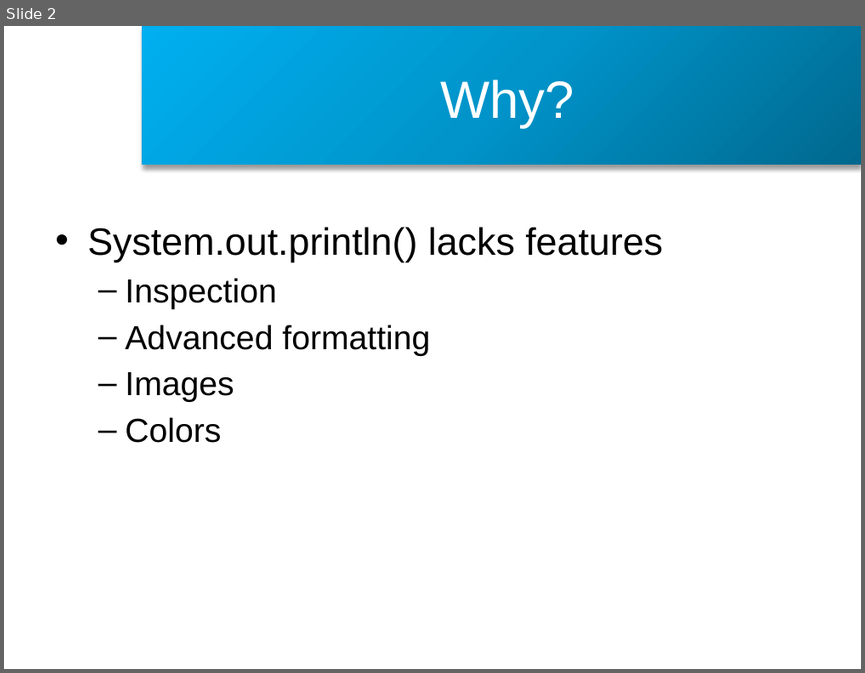
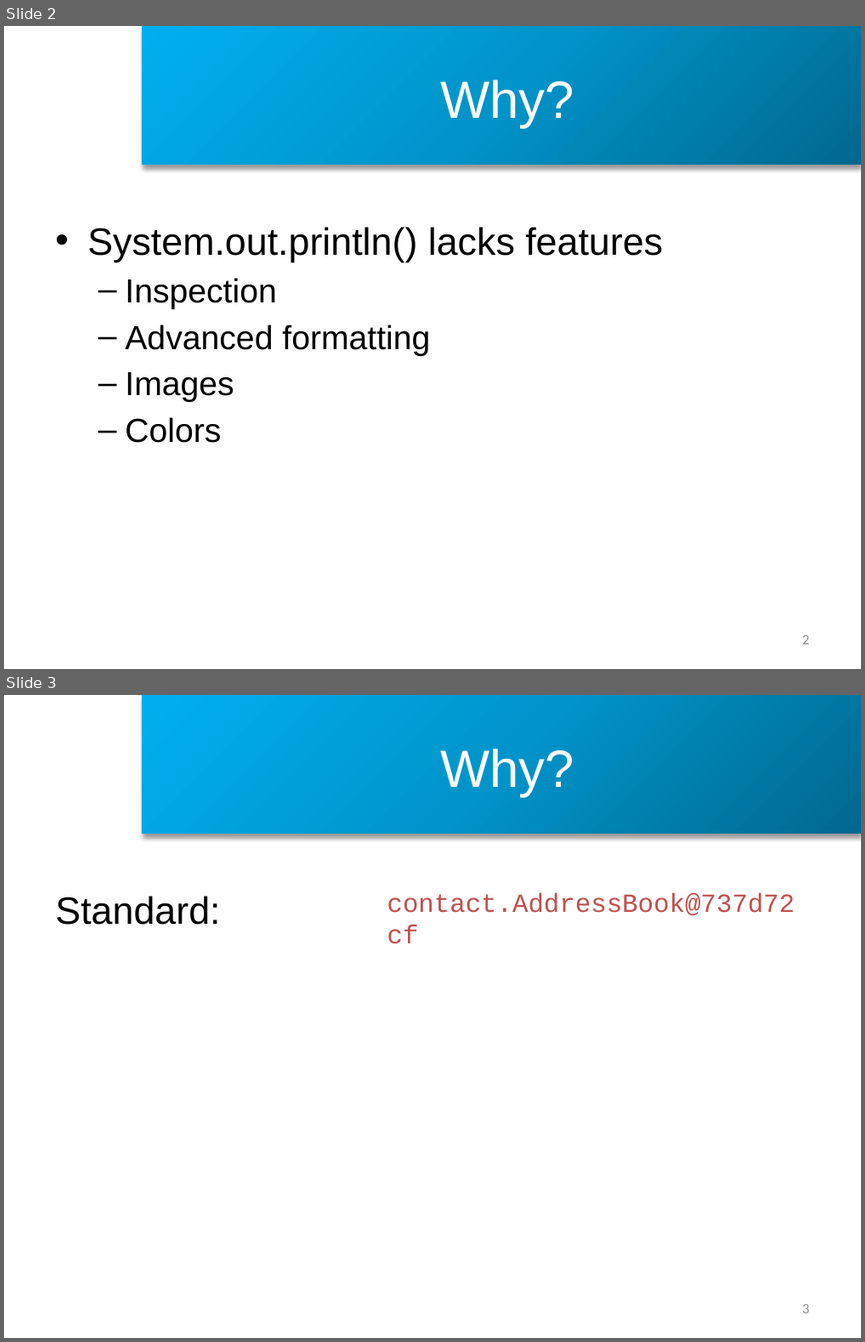
Before and after one commit to CedricReichenbach/DoodleDebug, a slide deck: presentations/Demo DoodleDebug Spring 2013.pptx. Shown one above the other, each under a label of ours: slide 2 before the commit, slides 2 and 3 after it. The pictures are 865x673 and 865x1342 pixels, drawn with LibreOffice and Linux fonts; fonts in the diff are those of the drawing; background and template pictures are left out. Boxes give left, top, right and bottom in pixels: in the first picture for what was removed or moved away, otherwise in the second. Text is boxed around its words. In the diff, an @@ line names an element or a change of style, - is before the commit and + after.

```diff
--- a/presentations/Demo DoodleDebug Spring 2013.pptx
+++ b/presentations/Demo DoodleDebug Spring 2013.pptx
@@ slide 3 added at (x1=4, y1=695, x2=861, y2=1338), background #FFFFFF; not listed: 1 template element that a slide beside it also shows @@
@@ title added at (x1=440, y1=749, x2=574, y2=797), 44 pt, text #FFFFFF @@
+Why?
@@ text added at (x1=55, y1=896, x2=220, y2=925), 32 pt, text #000000 @@
+Standard:
@@ text added at (x1=387, y1=892, x2=795, y2=915), 22 pt, text #C0504D @@
+contact.AddressBook@737d72cf
@@ page number added at (x1=802, y1=1304, x2=809, y2=1313), 12 pt, text #8C8C8C @@
+3
@@ slide 2 changed as well @@
@@ page number added at (x1=802, y1=635, x2=809, y2=644), 12 pt, text #8C8C8C @@
+2
```
Also in this commit, not shown: 12 other slides changed, 3 other slides added, 5 slides removed, 28 other files.
